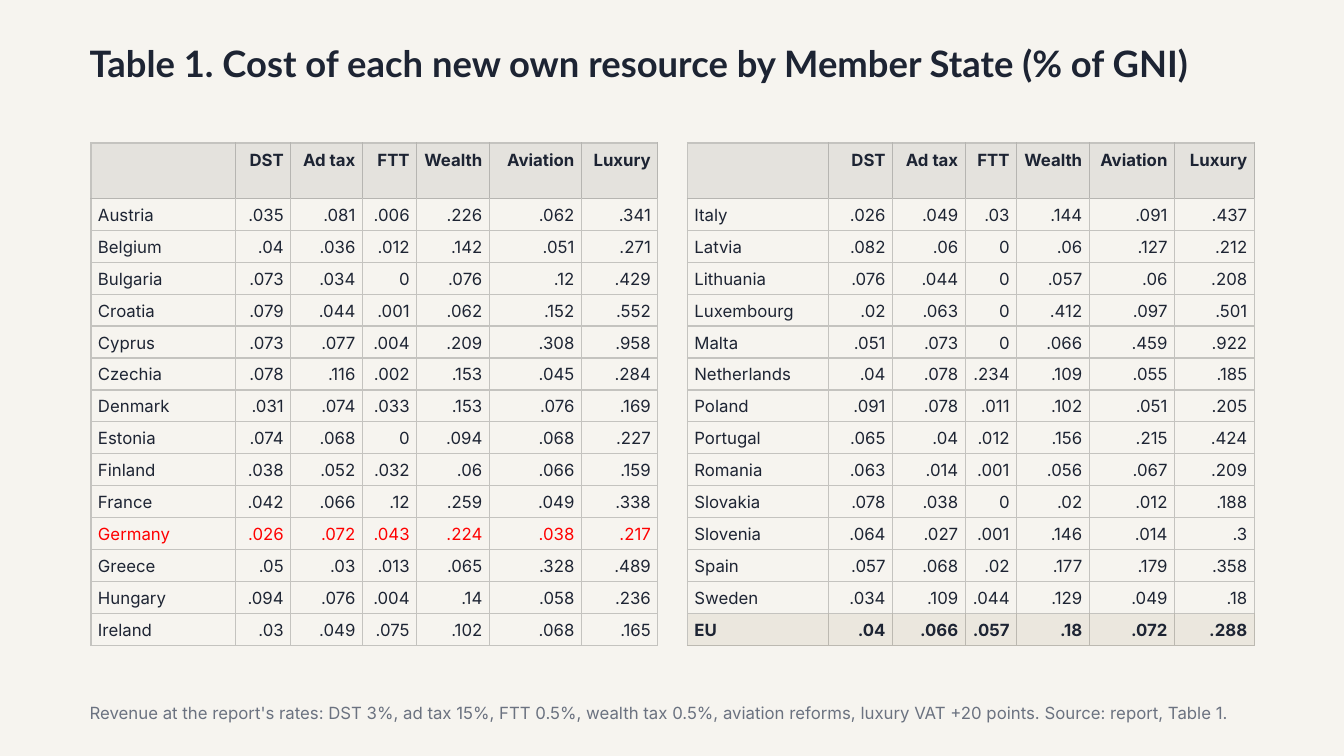
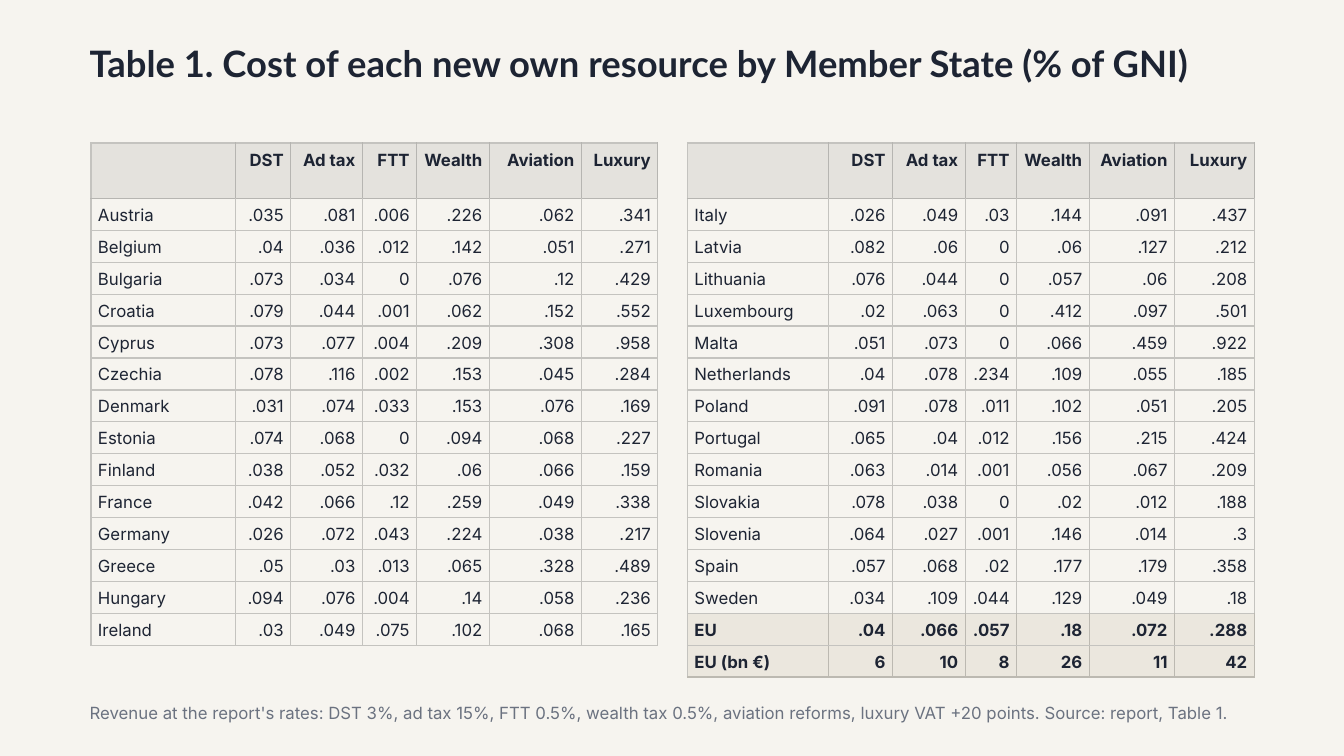
Before and after one commit to Montagnard/rapport-GRA-ft.-GC, a slide deck: slide 8 of prez_Berlin.pptx. Drawn at 1344x756 pixels with LibreOffice and Linux fonts; fonts in the diff are those of the drawing. Boxes give left, top, right and bottom in pixels: in the first picture for what was removed or moved away, otherwise in the second. Text is boxed around its words. In the diff, an @@ line names an element or a change of style, - is before the commit and + after.

```diff
--- a/prez_Berlin.pptx
+++ b/prez_Berlin.pptx
@@ table at <box>91,143,657,645</box> @@
@@ text colour #FF0000 to #1D2433 in "Germany", ".026", ".072", ".043" and 3 more places @@
@@ table at <box>688,143,1254,678</box> @@
+row 16: EU (bn €) | 6 | 10 | 8 | 26 | 11 | 42
```
Also in this commit, not shown: 1 other slide changed.
